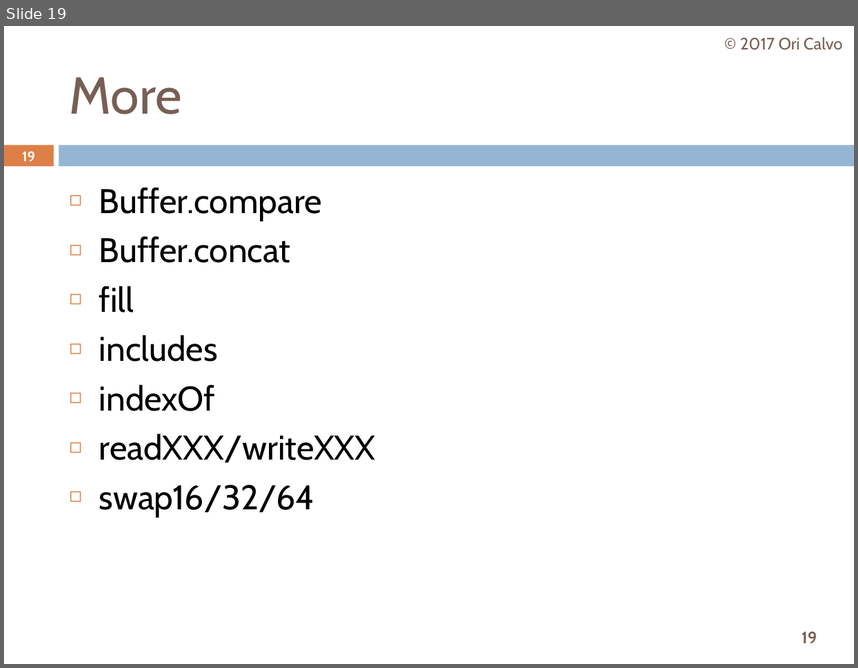
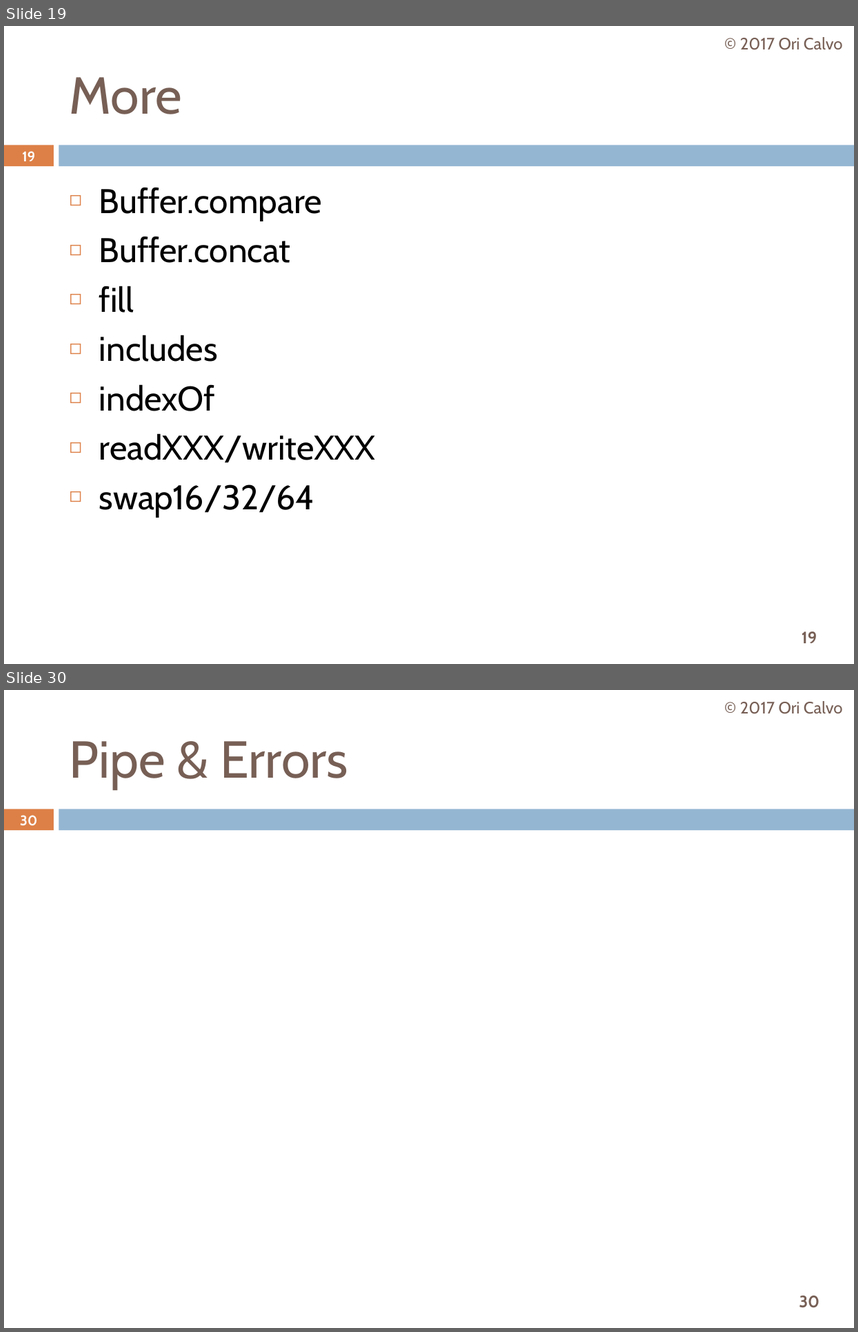
Before and after one commit to oricalvo/course-nodejs, a slide deck: PPTs/05 Core Modules.pptx. Shown one above the other, each under a label of ours: slide 19 before the commit, slides 19 and 30 after it; the slides between them are not shown. The pictures are 858x668 and 858x1332 pixels, drawn with LibreOffice and Linux fonts; fonts in the diff are those of the drawing. Boxes give left, top, right and bottom in pixels: in the first picture for what was removed or moved away, otherwise in the second. Text is boxed around its words. In the diff, an @@ line names an element or a change of style, - is before the commit and + after.

```diff
--- a/PPTs/05 Core Modules.pptx
+++ b/PPTs/05 Core Modules.pptx
@@ slide 30 added at [4, 690, 854, 1328], background #FFFFFF; not listed: 3 template elements that a slide beside it also shows @@
@@ text added at [740, 701, 843, 714], 14 pt, text #775F55 @@
+© 2017 Ori Calvo
@@ title added at [70, 741, 348, 789], 44 pt, text #775F55 @@
+Pipe & Errors
@@ page number added at [20, 815, 37, 826], 11.9 pt, text #FFFFFF, bold @@
+30
```
Also in this commit, not shown: 6 slides changed, 11 other slides added, 15 other files.
